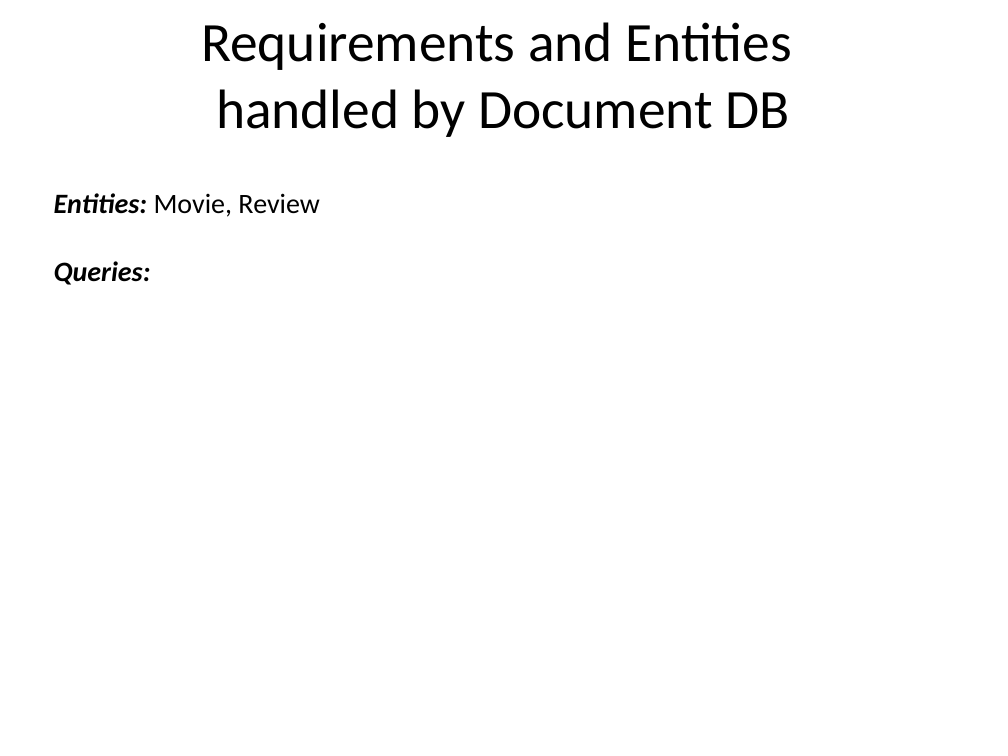
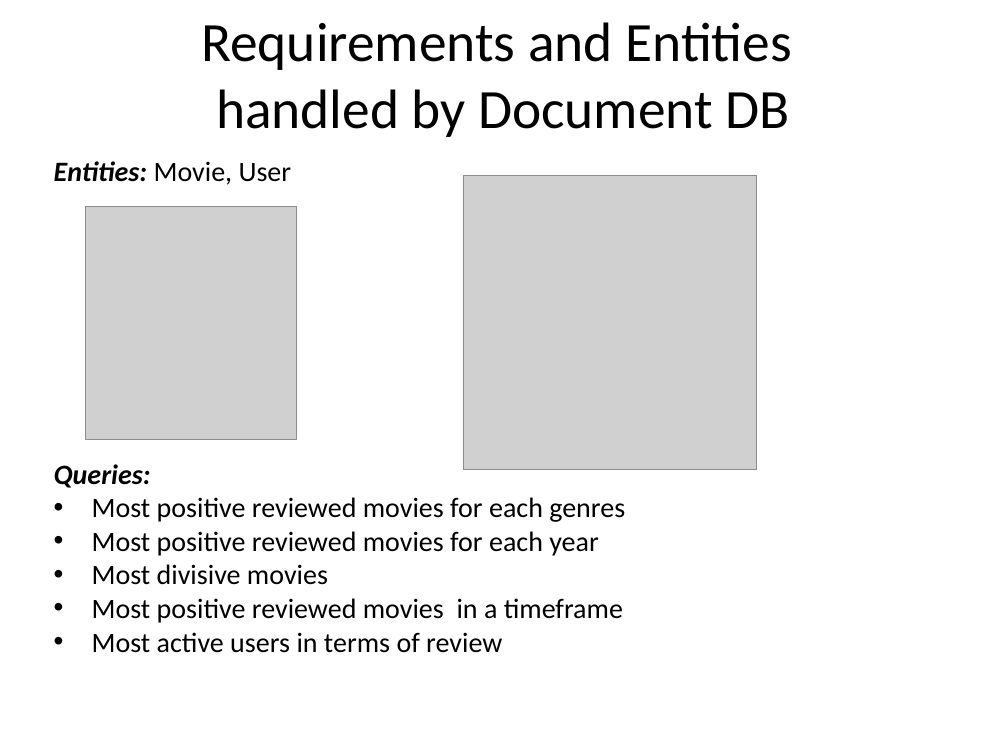
Before and after one commit to glmquint/RottenMovies, a slide deck: slide 6 of Presentazione.pptx. Drawn at 1008x756 pixels with LibreOffice and Linux fonts; fonts in the diff are those of the drawing; grey boxes stand for pictures; background and template pictures are left out. Boxes give left, top, right and bottom in pixels: in the first picture for what was removed or moved away, otherwise in the second. Text is boxed around its words. In the diff, an @@ line names an element or a change of style, - is before the commit and + after.

Commit message:
added diagrams for the document & graph db. Added the queries to the presentation

```diff
--- a/Presentazione.pptx
+++ b/Presentazione.pptx
@@ text "Entities: Movie, User" moved from (x1=54, y1=193, x2=320, y2=285) to (x1=54, y1=161, x2=625, y2=653) @@
@@ text at (x1=54, y1=161, x2=292, y2=185): text changed @@
-Entities: Movie, Review
+Entities: Movie, User
@@ picture added at (x1=464, y1=175, x2=757, y2=470) @@
@@ picture added at (x1=85, y1=207, x2=296, y2=439) @@
@@ text at (x1=92, y1=497, x2=625, y2=653): paragraphs added @@
+• Most positive reviewed movies for each genres
+• Most positive reviewed movies for each year
+• Most divisive movies
+• Most positive reviewed movies in a timeframe
+• Most active users in terms of review
```
Also in this commit, not shown: 2 other slides changed, 6 other files.
